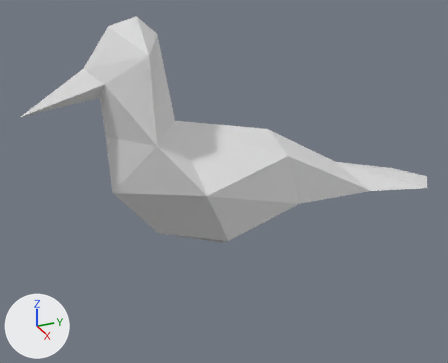
The Blender file geasul_3d_print.blend as it was, and as the next commit left it.
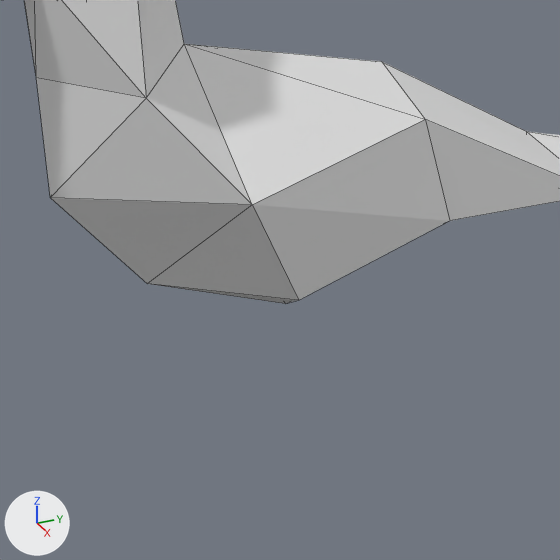
Each version appears first whole from a 50 mm camera at (6.51, -1.91, 3.14) aimed at (-0.11, 1.07, -0.17), and next in a close-up on the part from 20% to 78% of the width and 28% to 100% of the height. The axes (+X, +Y, +Z) are drawn at lower left. The lights are the same throughout. The first two pictures are the older version. The close-ups show mesh edges as thin lines. The same objects are shown in both versions, whatever each file hides.

Before the edit, the objects in view are built like this:
```python
me_vert = bpy.data.meshes.new('Vert')
me_vert.from_pydata(...)  # 25 vertices, 26 faces; spans x -0.85..0.0, y -1.31..4.36, z -0.99..2.0
ob_geasul = bpy.data.objects.new('Geasul', me_vert)
ob_geasul.location = (0.0, 0.0, 0.0)
_m = ob_geasul.modifiers.new('Mirror', 'MIRROR')
_m.use_clip = True
```
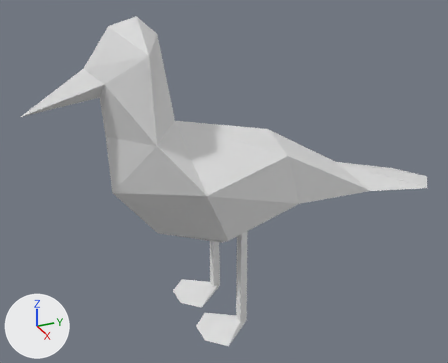
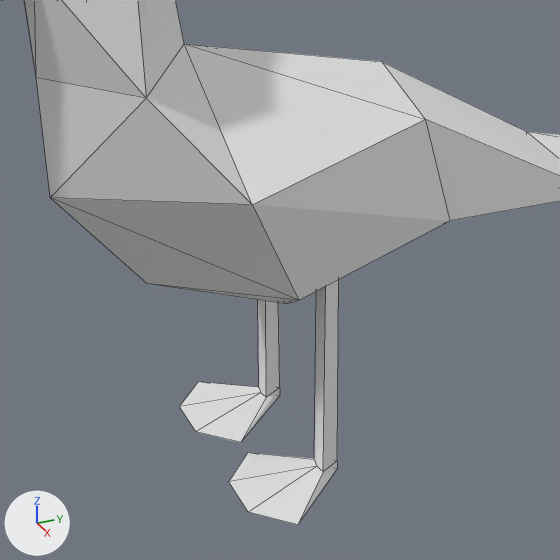
The change, as a list of edits to the scene's bpy script:
```text
Change me_vert:
    used by ob_geasul; location = (0.0, 0.0, 0.0)
    remove me_vert.from_pydata(...)  # 25 vertices, 26 faces; spans x -0.85..0.0, y -1.31..4.36, z -0.99..2.0
    add me_vert.from_pydata(...)  # 37 vertices, 36 faces; spans x -0.85..0.0, y -1.31..4.36, z -1.99..2.0
    me_vert part 1
    2 faces are deleted
    12 vertices are added at x -0.83..-0.06, y 0.49..1.16, z -1.99..-0.51
    12 new faces join them
```

Changed parts and their boxes (x1, y1, x2, y2) in the close-ups (560 x 560 px):
'Geasul', reshaped: before (0, 0, 560, 304); after (0, 0, 560, 525)
part 1 of me_vert, built on: before (51, 198, 298, 300); after (51, 198, 339, 525)
